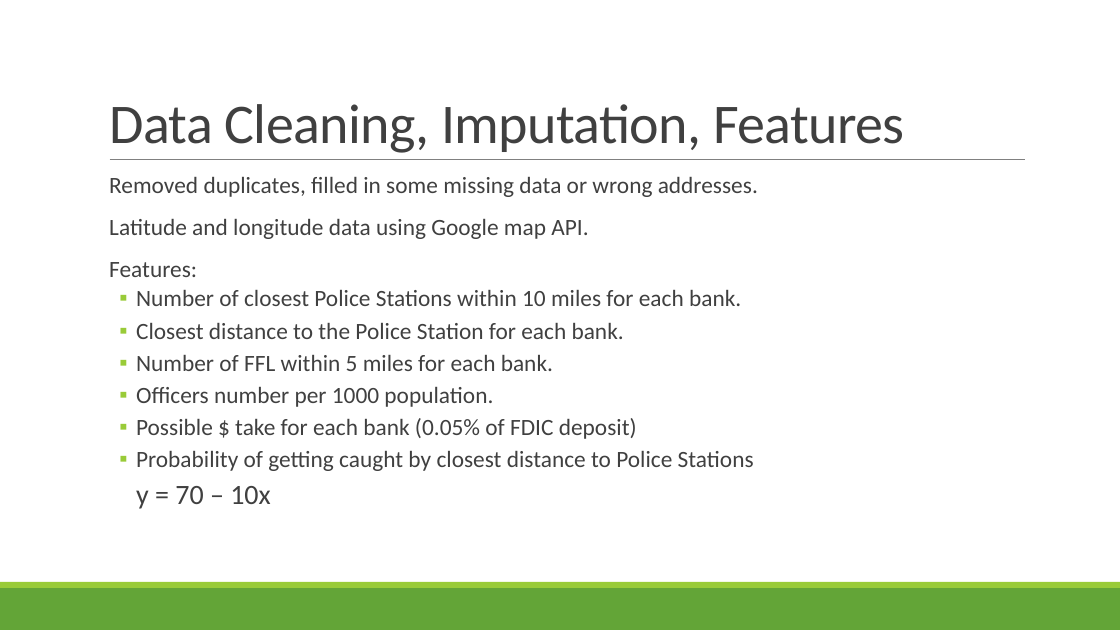
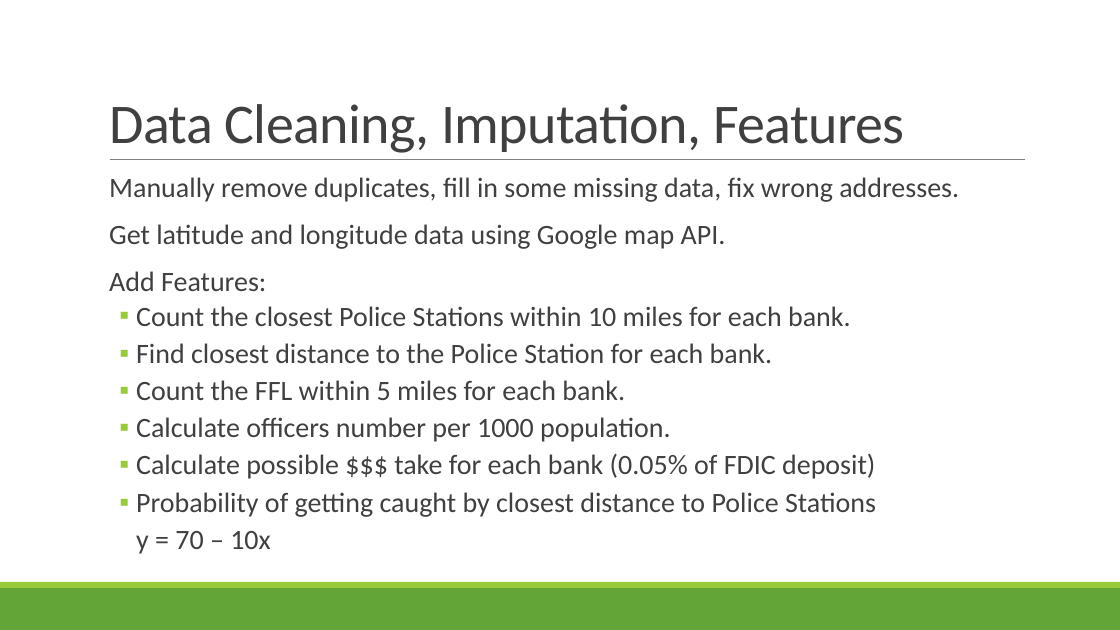
Before and after one commit to hhalim/TargetBanks, a slide deck: slide 11 of Which Banks To Rob.pptx (slide 9 before the commit). Drawn at 1120x630 pixels with LibreOffice and Linux fonts; fonts in the diff are those of the drawing. Boxes give left, top, right and bottom in pixels: in the first picture for what was removed or moved away, otherwise in the second. Text is boxed around its words. In the diff, an @@ line names an element or a change of style, - is before the commit and + after.

```diff
--- a/Which Banks To Rob.pptx
+++ b/Which Banks To Rob.pptx
@@ text at bbox=[109, 177, 959, 479]: text changed; size 20 to 24 pt @@
-  Removed duplicates, filled in some missing data or wrong addresses.
-  Latitude and longitude data using Google map API.
-  Features:
-  ▪ Number of closest Police Stations within 10 miles for each bank.
-  ▪ Closest distance to the Police Station for each bank.
-  ▪ Number of FFL within 5 miles for each bank.
-  ▪ Officers number per 1000 population.
-  ▪ Possible $ take for each bank (0.05% of FDIC deposit)
+  Manually remove duplicates, fill in some missing data, fix wrong addresses.
+  Get latitude and longitude data using Google map API.
+  Add Features:
+  ▪ Count the closest Police Stations within 10 miles for each bank.
+  ▪ Find closest distance to the Police Station for each bank.
+  ▪ Count the FFL within 5 miles for each bank.
+  ▪ Calculate officers number per 1000 population.
+  ▪ Calculate possible $$$ take for each bank (0.05% of FDIC deposit)
@@ text at bbox=[136, 492, 876, 517]: size 20 to 24 pt in "Probability of getting caught by closest distance ..." @@
```
Also in this commit, not shown: 6 other slides changed, 9 slides added, 2 slides removed, 4 other files.
